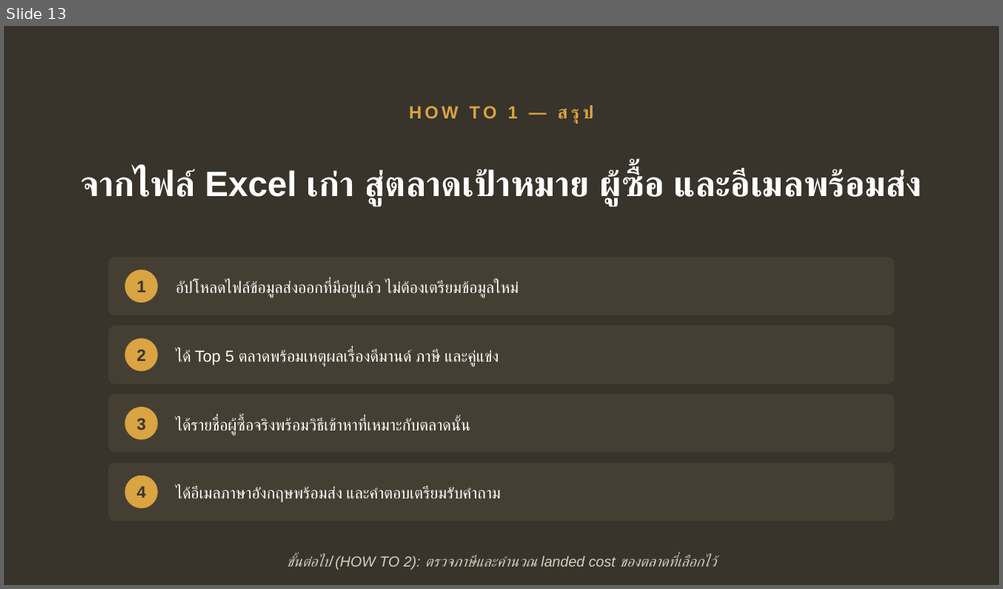
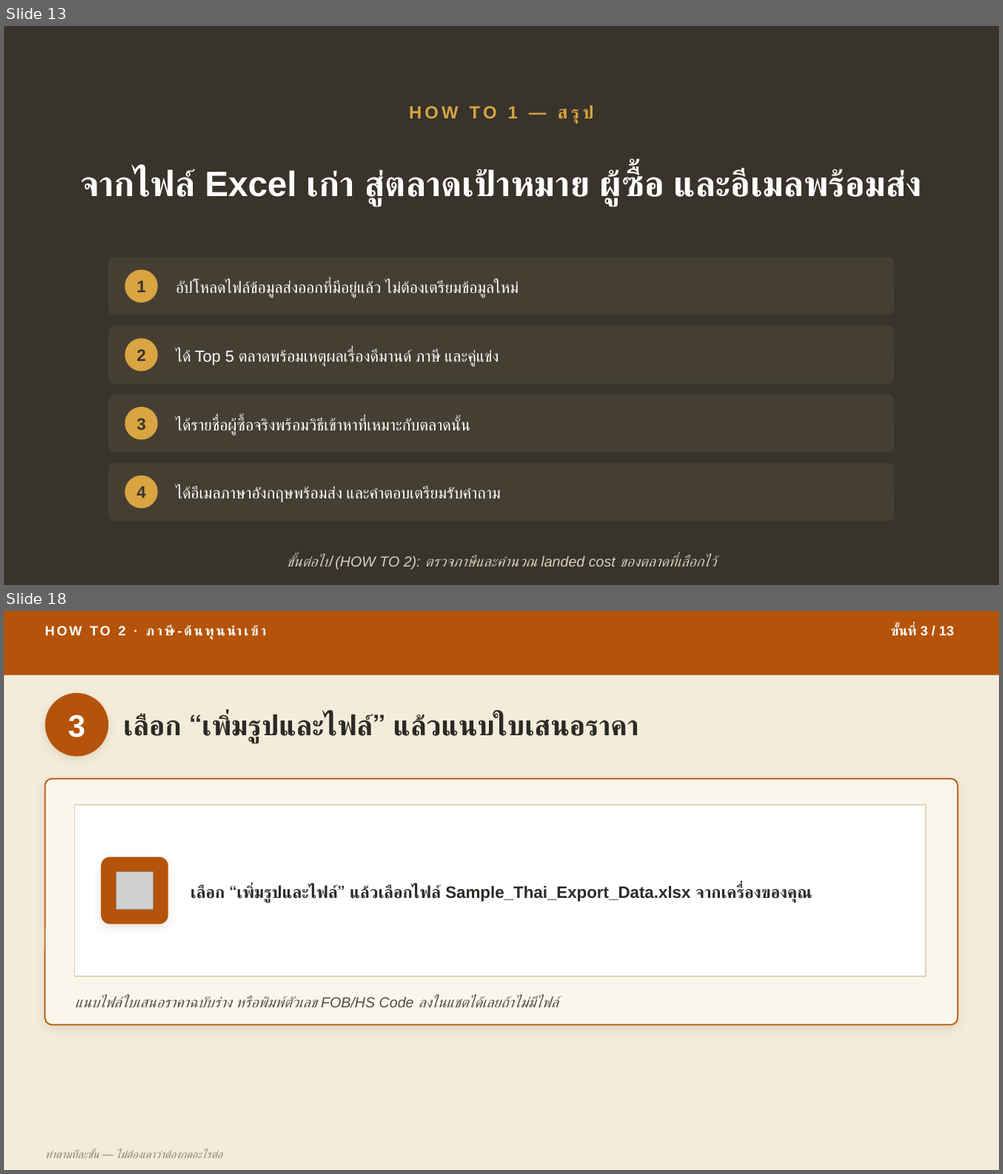
Before and after one commit to skunpoj/krungsri, a slide deck: deck/out3.pptx. Shown one above the other, each under a label of ours: slide 13 before the commit, slides 13 and 18 after it; the slides between them are not shown. The pictures are 1003x589 and 1003x1174 pixels, drawn with LibreOffice and Linux fonts; fonts in the diff are those of the drawing; grey boxes stand for pictures. Boxes give left, top, right and bottom in pixels: in the first picture for what was removed or moved away, otherwise in the second. Text is boxed around its words. In the diff, an @@ line names an element or a change of style, - is before the commit and + after.

```diff
--- a/deck/out3.pptx
+++ b/deck/out3.pptx
@@ slide 18 added at box(4, 611, 999, 1170), background #F4ECDA @@
@@ rectangle added at box(4, 611, 999, 675), fill #B45309 @@
@@ text added at box(118, 625, 242, 636), 13 pt, text #FFFFFF, bold @@
+HOW TO 2 · ภาษี-ต้นทุนนำเข้า
@@ text added at box(891, 625, 953, 636), 13 pt, text #FFFFFF, bold @@
+ขั้นที่ 3 / 13
@@ ellipse added at box(45, 693, 108, 757), fill #B45309 @@
@@ text added at box(68, 715, 85, 738), 30 pt, text #FFFFFF, bold @@
+3
@@ text added at box(123, 714, 639, 743), 27 pt, text #2B2A26, bold @@
+เลือก “เพิ่มรูปและไฟล์” แล้วแนบใบเสนอราคา
@@ rounded rectangle added at box(45, 779, 958, 1025), fill #FBF6EC, outline #B45309 1.25 pt @@
@@ rectangle added at box(75, 805, 925, 977), fill #FFFFFF, outline #E0D3B8 1 pt @@
@@ rounded rectangle added at box(101, 857, 168, 924), fill #B45309 @@
@@ picture added at box(116, 872, 153, 909) @@
@@ text added at box(190, 885, 812, 903), 16 pt, text #2B2A26, bold @@
+เลือก “เพิ่มรูปและไฟล์” แล้วเลือกไฟล์ Sample_Thai_Export_Data.xlsx จากเครื่องของคุณ
@@ text added at box(75, 995, 558, 1008), 14 pt, text #514C42, italic @@
+แนบไฟล์ใบเสนอราคาฉบับร่าง หรือพิมพ์ตัวเลข FOB/HS Code ลงในแชตได้เลยถ้าไม่มีไฟล์
@@ text added at box(45, 1150, 222, 1159), 10.5 pt, text #8A8170, italic @@
+ทำตามทีละขั้น — ไม่ต้องเดาว่าต้องกดอะไรต่อ
```
Also in this commit, not shown: 70 other slides added, 1 other file.
